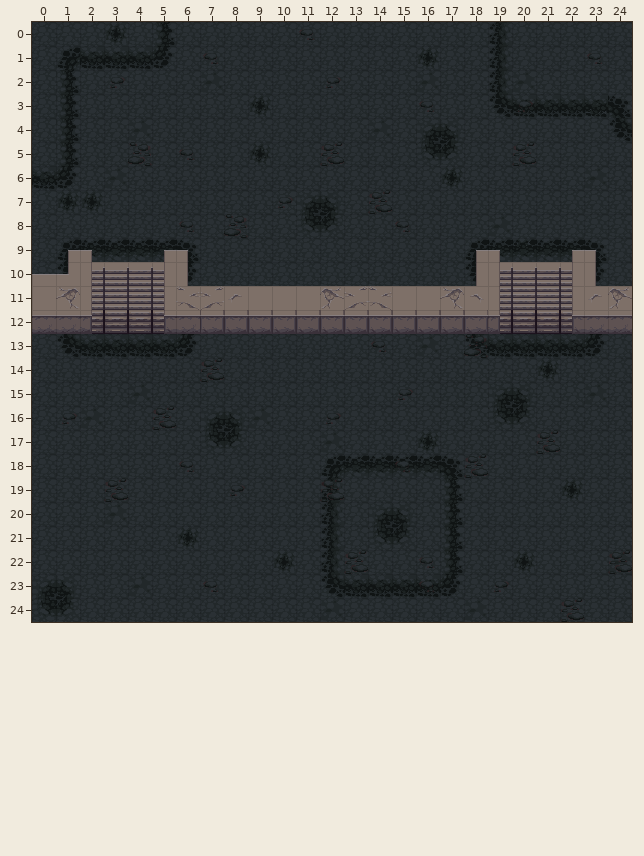
Tiled map, stored at tilemaps/demo_level.tmx. Above is the file before it was changed.
Cells are 32x32 px. Shown: x 0..24, y 0..24.
The same view after the edit:
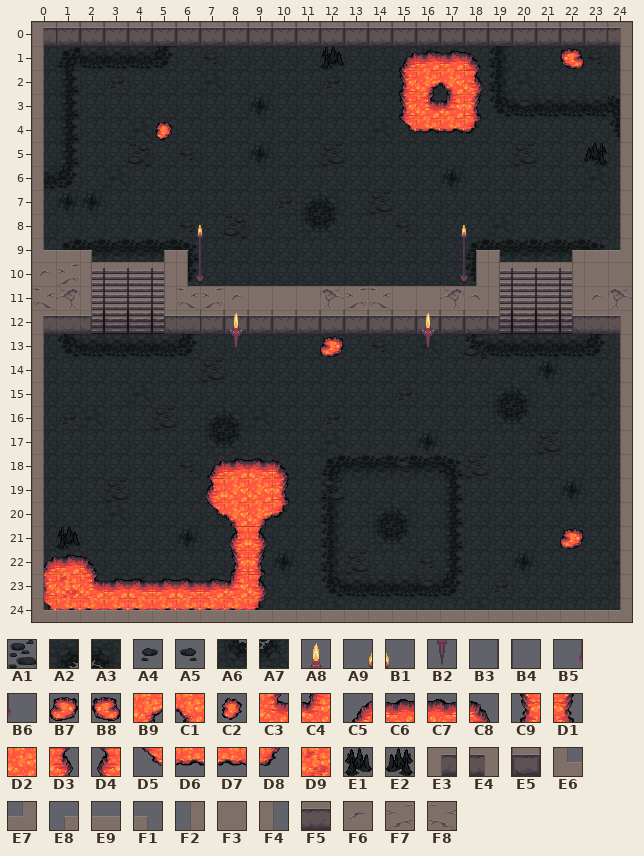
Key: from "basalt": A1 0 flipped left-right, A2 1, A3 2, A4 3, A5 3 flipped left-right, A6 4, A7 5; from "castle_lightsources": A8 2, A9 3, B1 4, B2 7, B3 8, B4 9, B5 13, B6 14; from "lava": B7 0, B8 0 flipped left-right, B9 1, C1 2, C2 3, C3 4, C4 5, C5 6, C6 7, C7 7 flipped left-right, C8 8, C9 9, D1 9 flipped left-right, D2 10, D3 11, D4 11 flipped left-right, D5 12, D6 13, D7 13 flipped left-right, D8 14, D9 16; from "mountains": E1 98, E2 98 flipped left-right; from "walls": E3 1, E4 2, E5 3, E6 4, E7 5, E8 6, E9 7, F1 8, F2 9, F3 10, F4 11, F5 13, F6 15 flipped left-right, F7 16, F8 16 flipped left-right.
__ is an empty cell.
Tiles of an added or newly shown layer are drawn over the layers below it.
Changes in this commit:
{"where": "layer \"Tile Layer 3\""}
{"y":2,"x":17,"old":"__","new":"D5"}
{"y":13,"x":24,"old":"__","new":"F2"}
{"y":14,"x":24,"old":"__","new":"F2"}
{"y":15,"x":24,"old":"__","new":"F2"}
{"y":16,"x":24,"old":"__","new":"F2"}
{"y":17,"x":24,"old":"__","new":"F2"}
{"y":18,"x":24,"old":"__","new":"F2"}
{"y":19,"x":24,"old":"__","new":"F2"}
{"y":20,"x":24,"old":"__","new":"F2"}
{"y":21,"x":24,"old":"__","new":"F2"}
{"y":22,"x":0,"old":"__","new":"C5"}
{"y":22,"x":24,"old":"__","new":"F2"}
{"y":23,"x":0,"old":"__","new":"C9"}
{"y":23,"x":24,"old":"__","new":"F2"}
{"y":24,"x":0,"old":"__ __ __ __ __ __ __ __ __ __ __ __ __ __ __ __ __ __ __ __ __ __ __ __ __","new":"D5 D6 D7 D6 D7 D6 D6 D7 D7 D8 E9 E9 E9 E9 E9 E9 E9 E9 E9 E9 E9 E9 E9 E9 E7"}
{"where": "layer \"Tile Layer 2\""}
{"y":0,"x":0,"old":"__ __ __ __ __ __ __ __ __ __ __ A5 __ __ __ __ __ __ __ __ __ __ __ __ __","new":"E3 E5 E5 E5 E5 E5 E5 E5 E5 E5 E5 E5 E5 E5 E5 E5 E5 E5 E5 E5 E5 E5 E5 E5 E4"}
{"y":1,"x":0,"old":"__","new":"F4"}
{"y":1,"x":15,"old":"__ __ __ __","new":"C5 C6 C6 C8"}
{"y":1,"x":22,"old":"__","new":"B8"}
{"y":1,"x":24,"old":"__","new":"F2"}
{"y":2,"x":0,"old":"__","new":"F4"}
{"y":2,"x":15,"old":"__ __ __ __","new":"C9 B9 C1 D3"}
{"y":2,"x":24,"old":"__","new":"F2"}
{"y":3,"x":0,"old":"__","new":"F4"}
{"y":3,"x":15,"old":"__ A5 __ __","new":"C9 C3 C4 D1"}
{"y":3,"x":24,"old":"__","new":"F2"}
{"y":4,"x":0,"old":"__","new":"F4"}
{"y":4,"x":5,"old":"__","new":"C2"}
{"y":4,"x":15,"old":"__ A2 A3 __","new":"D5 D6 D6 D8"}
{"y":4,"x":24,"old":"__","new":"F2"}
{"y":5,"x":0,"old":"__","new":"F4"}
{"y":5,"x":16,"old":"A6 A7","new":"__ __"}
{"y":5,"x":24,"old":"__","new":"F2"}
{"y":6,"x":0,"old":"__","new":"F4"}
{"y":6,"x":24,"old":"__","new":"F2"}
{"y":7,"x":0,"old":"__","new":"F4"}
{"y":7,"x":24,"old":"__","new":"F2"}
{"y":8,"x":0,"old":"__","new":"F4"}
{"y":8,"x":24,"old":"__","new":"F2"}
{"y":9,"x":0,"old":"__ E8","new":"E6 E9"}
{"y":9,"x":23,"old":"F1 __","new":"E9 E7"}
{"y":10,"x":0,"old":"E9 E7","new":"F6 F7"}
{"y":10,"x":23,"old":"F4 __","new":"F3 F3"}
{"y":11,"x":0,"old":"F3","new":"F8"}
{"y":12,"x":0,"old":"F5","new":"E3"}
{"y":12,"x":24,"old":"F5","new":"E4"}
{"y":13,"x":0,"old":"__","new":"F4"}
{"y":13,"x":12,"old":"__","new":"B7"}
{"y":14,"x":0,"old":"__","new":"F4"}
{"y":15,"x":0,"old":"__","new":"F4"}
{"y":16,"x":0,"old":"__","new":"F4"}
{"y":17,"x":0,"old":"__","new":"F4"}
{"y":18,"x":0,"old":"__","new":"F4"}
{"y":18,"x":7,"old":"__ __ __ __","new":"C5 C6 C7 C8"}
{"y":19,"x":0,"old":"__","new":"F4"}
{"y":19,"x":7,"old":"__ A4 __ __","new":"D4 D2 D2 D1"}
{"y":20,"x":0,"old":"__","new":"F4"}
{"y":20,"x":7,"old":"__ __ __ __","new":"D5 C1 B9 D8"}
{"y":21,"x":0,"old":"__","new":"F4"}
{"y":21,"x":8,"old":"__ __","new":"D4 D3"}
{"y":21,"x":22,"old":"__","new":"B7"}
{"y":22,"x":0,"old":"__ __ __","new":"F4 C6 C8"}
{"y":22,"x":8,"old":"__ __","new":"C9 D1"}
{"y":22,"x":24,"old":"A1","new":"__"}
{"y":23,"x":0,"old":"A2 A3 __ __ __ __ __ A5 __ __","new":"F4 D9 C3 C6 C7 C6 C7 C6 C4 D3"}
{"y":24,"x":0,"old":"A6 A7 __ __ __ __ __ __ __ __","new":"E6 E9 E9 E9 E9 E9 E9 E9 E9 E9"}
{"y":24,"x":22,"old":"A1","new":"__"}
{"where": "layer \"Tile Layer 4\" (added)"}
{"y":1,"x":12,"old":"__","new":"E1"}
{"y":5,"x":23,"old":"__","new":"E2"}
{"y":8,"x":6,"old":"__ __","new":"A9 B1"}
{"y":8,"x":17,"old":"__ __","new":"A9 B1"}
{"y":9,"x":6,"old":"__ __","new":"B3 B4"}
{"y":9,"x":17,"old":"__ __","new":"B3 B4"}
{"y":10,"x":6,"old":"__ __","new":"B5 B6"}
{"y":10,"x":17,"old":"__ __","new":"B5 B6"}
{"y":12,"x":8,"old":"__","new":"A8"}
{"y":12,"x":16,"old":"__","new":"A8"}
{"y":13,"x":8,"old":"__","new":"B2"}
{"y":13,"x":16,"old":"__","new":"B2"}
{"y":21,"x":1,"old":"__","new":"E1"}
{"label":"changed","picture_box":[32,22,632,622]}
